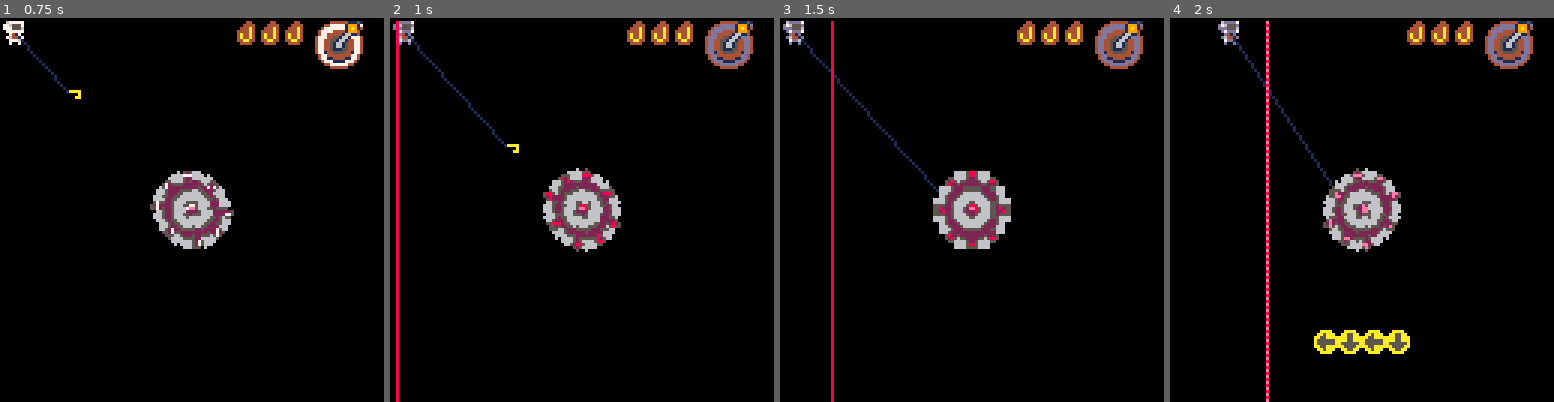
Above: before the commit, frames 1-4 (left to right).
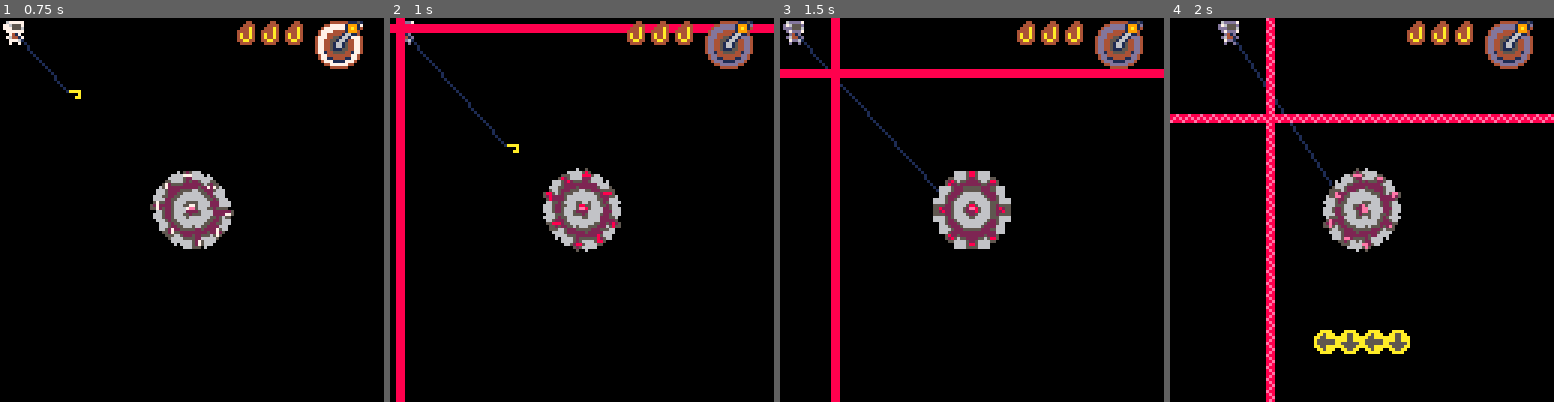
Above: after the commit, the same moments.

Repository: Vellih0r/theveryseriousjuniperdevgamejam
Game: PICO-8 cartridge days/day5.p8
The game is run twice, just before and just after one commit, with the same random seed, the same clock (stepped at 60 frames per second) and the same inputs.
Inputs:
- Up to frame 1 (0.75 s): tap X (X key) at 0.33 s; tap O (Z key) at 0.7 s
- Up to frame 2 (1 s): no input
- Up to frame 3 (1.5 s): tap X (X key) at 1.07 s
- Up to frame 4 (2 s): hold Right from 1.6 s (still down); tap O (Z key) at 1.7 s; tap X (X key) at 1.85 s

Frame 1 is identical in both runs. In frame 2, 3.3% of the frame differs, in the area x 0-100%, y 0-100%; in frame 3, 3.9%; in frame 4, 4.4%.

Commit message:
fixed transitons and better laser sprites

Diff:
--- a/days/day5.p8
+++ b/days/day5.p8
@@ -120,13 +120,13 @@
 		if b.vivi == "vertical"
 		then
 			-- bounce out of screet
-			if b.x + b.dx >= 127 then
+			if b.x + b.dx >= 126 then
 
 				b.dx *= -1
 			end
 		elseif b.vivi == "horizontal"
 		then
-			if b.y + b.dy >= 127 then
+			if b.y + b.dy >= 126 then
 				b.dy *= -1
 			end
 		end
@@ -282,6 +282,7 @@
 			b.cooldown = 30*6
 		else
 			laser_go_vivi()
+			laser_go_vivi(1)
 			b.cooldown = 30*6
 		end
 	end
@@ -372,22 +373,21 @@
 	local ttl = 300
 
 	local idx = #bullets
-	for i=1,120,16 do
+	for i=0,120,16 do
 		idx += 1
 
 		if not vertical then
-			bullet_create(0,i,1,0,18,ttl,1,8)
+			bullet_create(0,i,1,0,5,ttl,1,8)
 
 			local laser = bullets[idx]
 			laser.vivi = "vertical"
 		else
-			bullet_create(i,0,0,1,19,ttl,8,1)
+			bullet_create(i,0,0,1,6,ttl,8,1)
 
 			local laser = bullets[idx]
 			laser.vivi = "horizontal"
 		end
 	end
-
 end
 
 -->8
@@ -540,71 +540,89 @@
 end
 
 function player_enter_door()
-	if check_player_colision(7) then
-		player.locx = 128
-
+	if player.locx == 128
+	and player.locy == 128
+	and check_player_colision(7)
+		then
+
+		local px = player.x - player.locx
+		local py = player.y - player.locy
 		local side = which_side()
+
+		player.locx = 128*3
+		player.locy = 0
+
 		-- bottom
 		if side == 1 then
-			player.x += 128
-			player.y = 128-16
+			player.x = player.locx+px
+			player.y = player.locy+128-16
 		end
 		-- top
 		if side == 2 then
-			player.x += 128
-			player.y = 0 + 8
+			player.x = player.locx+px
+			player.y = player.locy + 8
 		end
 		-- left
 		if side == 3 then
-			player.x = 128 + 8
+			player.x = player.locx + 8
+			player.y = player.locy+py
 		end
 		-- right
 		if side == 4 then
-			player.x = 128*2 - 16
+			player.x = player.locx+128-16
+			player.y = player.locy+py
 		end
 	end
 end
 
 function player_exit_door()
-	if player.locx == 128 then
+	if player.locx == 128*3
+		and player.locy == 0 then
+		local px = player.x - player.locx
+		local py = player.y - player.locy
 		-- return to left door
-		if player.x < 128 + 4
-			and player.y > 56
-			and player.y < 72
-		then
-			player.x -= 30
-			player.x -= 60
+		if px < 4
+			and py > 56
+			and py < 72
+		then
+			player.x = 128*2-90
+			player.y = 128+py
 			-- move camera
-			player.locx = 0
+			player.locx = 128
+			player.locy = 128
 		end
 
 		-- right
-		if player.x > 128*2 - 10
-			and player.y > 56
-			and player.y < 72
-		then
-			player.locx = 0
-			player.x -= 128 + 40
+		if px > 128 - 10
+			and py > 56
+			and py < 72
+		then
+			player.locx = 128
+			player.locy = 128
+			player.x = 128*2-40
+			player.y = 128+py
 		end
 
 		-- top
-		if player.y < 0 + 4
-			and player.x > 128+56
-			and player.x < 128+72
-		then
-			player.locx = 0
-			player.x -= 128
-			player.y += 30
+		if py < 0 + 4
+			and px > 56
+			and px < 72
+		then
+			player.locx = 128
+			player.locy = 128
+			player.x = 128+px
+			player.y = 128+30
 		end
 
 		-- bottom
-		if player.y > 128 - 10
-			and player.x > 128+56
-			and player.x < 128+72
-		then
-			player.locx = 0
-			player.x -= 128
-			player.y -= 34
+		if py > 128 - 10
+			and px > 56
+			and px < 72
+		then
+			player.locx = 128
+			player.locy = 128
+			player.x = 128+px
+			player.y = 128*2-34
 		end
 	end
 end
@@ -612,22 +630,23 @@
 function which_side()
 	local y = 64
 	local x = 64
-	local p = player
+	local px = player.x - player.locx
+	local py = player.y - player.locy
 
 	-- from bottom
-	if (p.y>=y+10 and p.y<=y+18) return 1
+	if (py>=y+10 and py<=y+18) return 1
 	-- from top
-	if (p.y>=y-28 and p.y<=y-18) return 2
+	if (py>=y-28 and py<=y-18) return 2
 	-- left
-	if (p.x>=x-28 and p.x<=x-10) return 3
+	if (px>=x-28 and px<=x-10) return 3
 	-- right
-	if (p.x>=x+10 and p.x<=x+18) return 4
+	if (px>=x+10 and px<=x+18) return 4
 end
 
 function player_transit()
 	local p = player
 	-- skip inside room
-	if (p.locx == 128) return
+	if (p.locx == 128*3 and p.locy == 0) return
 
 	-- normolize coords
 	local x = p.x - p.locx
@@ -1021,22 +1040,22 @@
 	end
 end
 __gfx__
-0000000007dddd6006dddd700dddddd006dddd700000000000000000000000000000000000000000000000000000000000000000000000000000000000000000
-000000000d55567dd76555d00dddddd0d76555d00000000000000000000000000000000000000000000000000000000000000000000000000000000000000000
-0070070006555dddddd555600dddddd0ddd555600000000000000000000000000000000000000000000000000000000000000000000000000000000000000000
-0007700007ddd7d00d7ddd700dddddd00d7ddd700000000000000000000000000000000000000000000000000000000000000000000000000000000000000000
-0007700000d94d0000d49d0000dddd0000d49d000000000000000000000000000000000000000000000000000000000000000000000066555566000000000000
-007007000d7446d00d6447d00d6611d00d6447d00000000000000000000000000000000000000000000000000000000000000000066666527566666000000000
-00000000006dd700007dd60000616100007dd6000000000000000000000000000000000000000000000000000000000000000000666666572566666600000000
-0000000000d00d0000d00d0000d00d0000d00d000000000000000000000000000000000000000000000000000000000000000055666555222255566655000000
-00000000000000007000000078787878787878780000000000aaaa0000aaaa0000aaaa0000aaaa00000044000000000000000527565222222222256572500000
-0000000000000000800000000000000000000000000000000aa55aa00aa55aa00aa5aaa00aaa5aa0000444400000000000000572252225555552225227500000
-000000000000000070000000000000000000000000000000aa5555aaaaa55aaaaa55aaaaaaaa55aa004446400000000000006652222256666665222225660000
-00000000000aa00080000000000000000000000000000000a555555aaaa55aaaa555555aa555555a044446400000000000006665222566666666522256660000
-00000000000aa00070000000000000000000000000000000aaa55aaaa555555aa555555aa555555a046446400000000000066665225666666666652225666000
-000000000000000080000000000000000000000000000000aaa55aaaaa5555aaaa55aaaaaaaa55aa046446400000000000066652256666655666665225666000
-0000000000000000700000000000000000000000000000000aa55aa00aa55aa00aa5aaa00aaa5aa0044664400000000000055522256666577566665222555000
-00000000000000008000000000000000000000000000000000aaaa0000aaaa0000aaaa0000aaaa0000444400000000000005272225666577e256665222725000
+0000000007dddd6006dddd700dddddd006dddd707880000088788878887888780000000000000000000000000000000000000000000000000000000000000000
+000000000d55567dd76555d00dddddd0d76555d08780000087878787878787870000000000000000000000000000000000000000000000000000000000000000
+0070070006555dddddd555600dddddd0ddd555608870000078887888788878880000000000000000000000000000000000000000000000000000000000000000
+0007700007ddd7d00d7ddd700dddddd00d7ddd708780000000000000000000000000000000000000000000000000000000000000000000000000000000000000
+0007700000d94d0000d49d0000dddd0000d49d007880000000000000000000000000000000000000000000000000000000000000000066555566000000000000
+007007000d7446d00d6447d00d6611d00d6447d08780000000000000000000000000000000000000000000000000000000000000066666527566666000000000
+00000000006dd700007dd60000616100007dd6008870000000000000000000000000000000000000000000000000000000000000666666572566666600000000
+0000000000d00d0000d00d0000d00d0000d00d008780000000000000000000000000000000000000000000000000000000000055666555222255566655000000
+00000000000000007000000078787878787878787880000000aaaa0000aaaa0000aaaa0000aaaa00000044000000000000000527565222222222256572500000
+0000000000000000800000000000000000000000878000000aa55aa00aa55aa00aa5aaa00aaa5aa0000444400000000000000572252225555552225227500000
+000000000000000070000000000000000000000088700000aa5555aaaaa55aaaaa55aaaaaaaa55aa004446400000000000006652222256666665222225660000
+00000000000aa00080000000000000000000000087800000a555555aaaa55aaaa555555aa555555a044446400000000000006665222566666666522256660000
+00000000000aa00070000000000000000000000078800000aaa55aaaa555555aa555555aa555555a046446400000000000066665225666666666652225666000
+000000000000000080000000000000000000000087800000aaa55aaaaa5555aaaa55aaaaaaaa55aa046446400000000000066652256666655666665225666000
+0000000000000000700000000000000000000000887000000aa55aa00aa55aa00aa5aaa00aaa5aa0044664400000000000055522256666577566665222555000
+00000000000000008000000000000000000000008780000000aaaa0000aaaa0000aaaa0000aaaa0000444400000000000005272225666577e256665222725000
 17777777777777777000000000000000000000000000000000aaaa0000aaaa0000aaaa0000aaaa000000440000000000000572222566657e2256665222275000
 1711111111111117800000000000000000000000000000000aabbaa00aabbaa00aabaaa00aaabaa0000444400000000000055522256666522566665222555000
 176666666666661770000000000000000000000000000000aabbbbaaaaabbaaaaabbaaaaaaaabbaa00444a400000000000066652256666655666665225666000
@@ -1281,7 +1300,7 @@
 
 __gff__
 0000000000000000000000000080800000000000000000000000000080000080000000000000000000000000800000800000000000000000000000000080800000000000000000000000000000000000000000000000000001000000000000000000000000000000000000000000000000000000000000000000000000000000
-0000000000000000000000000000000000000000000000000000000000000000000000000000000000000000000000000000000000000000000000000000000000000000000000000000000000000000000000000000000000000000000000000000000000000000000000000000000000000000000000000000000000000000
+0000000000000000000000000000000000000000000000000000000000000000000000000000000000000000000000000000000000000000000000000000000000808000008080000000000000000000800000808000008000000000000000008000008080000080000000000000000000808000008080000000000000000000
 __map__
 0000000000000000000000000000000000000000000000000000000000000000000000000000000000000000000000005c5c5c5c5c5c5c686a5c5c5c5c5c5c5c00000000000000000000000000000000000000000000000000000000000000000000000000000000000000000000000000000000000000000000000000000000
 0000000000000000000000000000000000000000000000000000000000000000000000000000000000000000000000005c5c5c5c5c5c5c6b6c5c5c5c5c5c5c5c00000000000000000000000000000000000000000000000000000000000000000000000000000000000000000000000000000000000000000000000000000000
